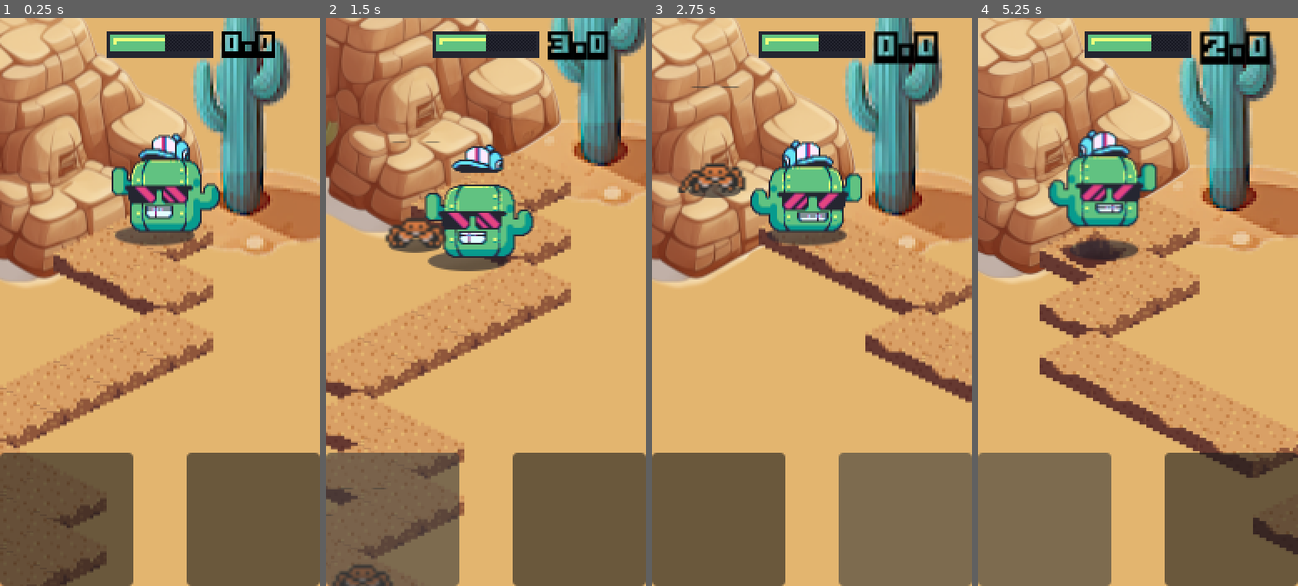
Above: before the commit, frames 1-4 (left to right).
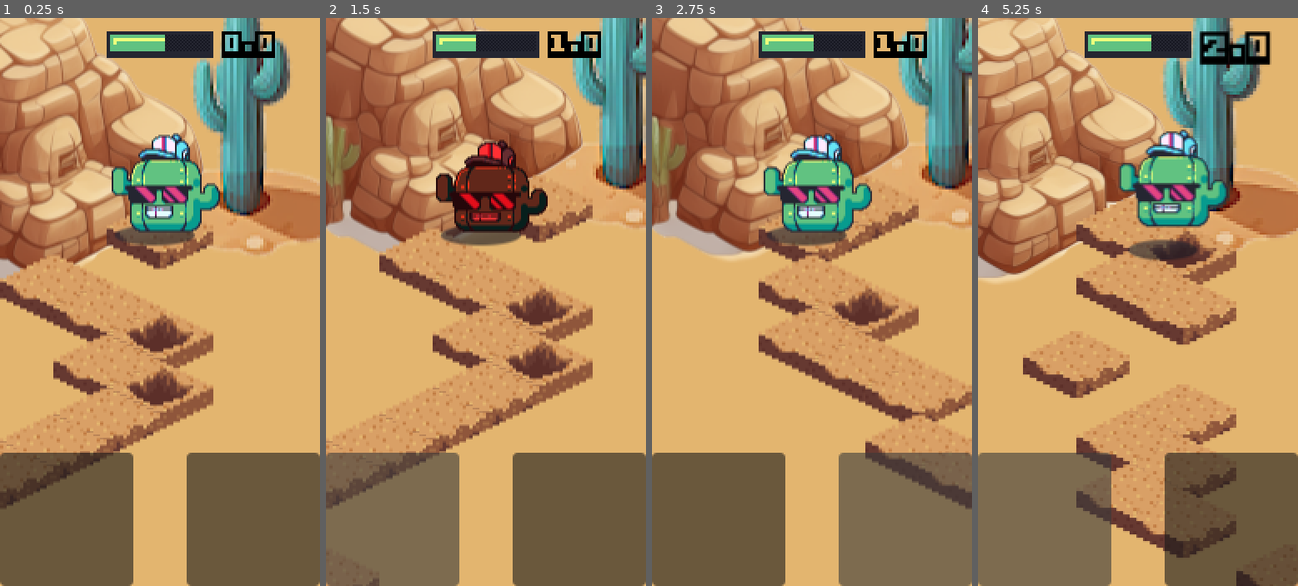
Above: after the commit, the same moments.

Repository: lzubiaur/godot-workshop
Game: Godot game, scene res://scenes/Game.tscn
The game is run twice, just before and just after one commit, with the same random seed, the same clock (stepped at 60 frames per second) and the same inputs.
Inputs (mouse positions are in pixels of both pictures, inside the frame that each line leads up to):
- Up to frame 1 (0.25 s): no input
- Up to frame 2 (1.5 s): click (578, 517) at 0.5 s; click (393, 517) at 1.25 s
- Up to frame 3 (2.75 s): click (904, 517) at 2 s
- Up to frame 4 (5.25 s): click (1045, 517) at 2.75 s; click (1230, 517) at 3.5 s; click (1045, 517) at 4.25 s; tap D (Dash) at 5.1 s

The runs differ from the first frame. In frame 1, 11% of the frame differs, in the area x 0-67%, y 36-100%; in frame 2, 38%; in frame 3, 42%, in the area x 0-100%, y 0-87%; in frame 4, 35%.

Commit message:
Improve enemies

Diff:
--- a/scripts/Enemy.gd
+++ b/scripts/Enemy.gd
@@ -1,53 +1,73 @@
 # Enemy.gd
+# A crab that patrols back and forth between two tiles, hopping one tile per beat.
+# Its position is tracked in grid (cartesian) coordinates so hits are decided
+# per tile by the Game, not by collision shapes.
 extends Area2D
 
-signal finished
+# Emitted when the crab starts a hop: the target tile is occupied from that moment
+signal tile_entered(enemy: Node, tile: Vector2)
 
 const Math = preload('res://scripts/Math.gd')
 
-@export var start: Vector2 = Vector2(0, 0): get = _get_start, set = _set_start
-@export var end: Vector2 = Vector2(0, 0): get = _get_end, set = _set_end
-@export var velocity: int = 10: get = _get_velocity, set = _set_velocity
-@export var delay: int = 0: get = _get_delay, set = _set_delay
+@export var start: Vector2 = Vector2.ZERO	# First patrol tile (grid coords)
+@export var end: Vector2 = Vector2.ZERO		# Last patrol tile (grid coords)
+@export var step_interval: float = 0.6		# Time between two hops, in seconds
+@export var hop_duration: float = 0.15		# Duration of the hop animation, in seconds
+@export var delay: float = 0.0				# Extra wait before the first hop, in seconds
+
+var tile: Vector2				# Tile currently occupied (grid coords)
+
+var _patrol: Array[Vector2] = []	# All the tiles between start and end
+var _index := 0						# Index of the current tile in _patrol
+var _direction := 1					# 1 = towards end, -1 = towards start
+var _step_timer: Timer
+var _hop_tween: Tween
 
 func _ready():
-	move_along_path()
+	_build_patrol()
+	# Start somewhere random on the patrol so crabs don't all look the same
+	_index = randi() % _patrol.size()
+	_direction = 1 if randf() < 0.5 else -1
+	tile = _patrol[_index]
+	# Set the position now, or the crab is drawn at (0, 0) for one frame
+	position = Math.to_iso(tile)
 
-func move_along_path():
-	var p_start = Math.to_iso(start)
-	var p_end = Math.to_iso(end)
-	var length = p_start.distance_to(p_end)
-	var duration = length / velocity
-	var tween = create_tween()
-	# don't defer setting the position to the next update (tween) or it will enter the scene at 0,0
-	position = p_start
-	tween.tween_property(self, 'position', p_end, duration).set_ease(Tween.EASE_IN_OUT).set_trans(Tween.TRANS_LINEAR)
-	tween.tween_callback(on_move_along_path_callback)
-	tween.play()
+	_step_timer = Timer.new()
+	_step_timer.timeout.connect(_hop)
+	add_child(_step_timer)
+	_step_timer.start(step_interval + delay)
 
-func on_move_along_path_callback():
-	emit_signal('finished')
+func _build_patrol():
+	_patrol.clear()
+	var offset := end - start
+	var count := int(max(abs(offset.x), abs(offset.y)))
+	var direction: Vector2 = offset / count if count > 0 else Vector2.ZERO
+	for i in count + 1:
+		_patrol.append(start + direction * i)
 
-func _set_start(value):
-	start = value
+func _hop():
+	# After the first (possibly delayed) hop, keep a regular beat
+	_step_timer.wait_time = step_interval
+	if _patrol.size() < 2:
+		return
 
-func _get_start():
-	return start
+	# Turn around at both ends of the patrol
+	var next_index := _index + _direction
+	if next_index < 0 or next_index >= _patrol.size():
+		_direction = -_direction
+		next_index = _index + _direction
+	_index = next_index
+	tile = _patrol[_index]
+	tile_entered.emit(self, tile)
 
-func _set_end(value):
-	end = value
+	_hop_tween = create_tween()
+	_hop_tween.tween_property(self, 'position', Math.to_iso(tile), hop_duration) \
+		.set_trans(Tween.TRANS_QUAD) \
+		.set_ease(Tween.EASE_OUT)
 
-func _get_end():
-	return end
-
-func _set_velocity(value):
-	velocity = value
-
-func _get_velocity():
-	return velocity
-
-func _set_delay(value):
-	delay = value
-
-func _get_delay():
-	return delay
+# Stop moving, e.g. on game over so the player can see what hit them
+func freeze():
+	_step_timer.stop()
+	if _hop_tween:
+		_hop_tween.kill()
+	$AnimatedSprite2D.pause()
--- a/scripts/Game.gd
+++ b/scripts/Game.gd
@@ -18,19 +18,35 @@
 var isGameover = false
 var isInvicible = false
 
-var moving = false
+var moving = false		# True while the player is in the air (from takeoff to landing)
 var cached_inputs = {
 	jump = false,
 	dash = false
 }
 
+# Crab tuning
+@export var crab_patrol_range := 2		# Tiles a crab can walk on each side of its spawn tile
+@export var crab_grace_time := 0.1		# Time to escape when a crab steps onto the player's tile
+
+var player_tile := Vector2.ZERO			# Tile the player stands on (grid coords)
+var enemies = []
+var crab_grace_timer: Timer
+
 func _enter_tree():
 	randomize()
 	initialize_level_parameters()
 
 func _ready():
+	initialize_crab_grace_timer()
 	initialize_tiles_generator()
 	start_game()
+
+func initialize_crab_grace_timer():
+	crab_grace_timer = Timer.new()
+	crab_grace_timer.one_shot = true
+	crab_grace_timer.wait_time = crab_grace_time
+	crab_grace_timer.timeout.connect(_on_crab_grace_timeout)
+	add_child(crab_grace_timer)
 
 func initialize_tiles_generator():
 	add_child(tiles_gen)
@@ -75,15 +91,30 @@
 
 func on_spawn_enemy(position):
 	var enemy = Enemy.instantiate()
-	enemy.velocity = 50
 	enemy.z_index = 10
-	enemy.start = position - Vector2(3, 0)
-	enemy.end = position + Vector2(3, 0)
-	enemy.connect('body_entered', Callable(self, '_on_collided_with_enemy'))
+	enemy.start = position - Vector2(crab_patrol_range, 0)
+	enemy.end = position + Vector2(crab_patrol_range, 0)
+	enemy.tile_entered.connect(_on_enemy_tile_entered)
+	enemies.append(enemy)
 	tileMap.call_deferred('add_child', enemy)
 
-func _on_collided_with_enemy(_other: Node):
-	if not moving:
+func is_enemy_on_tile(tile: Vector2) -> bool:
+	for enemy in enemies:
+		# A crab that hasn't entered the tree yet has no tile
+		if enemy.is_inside_tree() and enemy.tile == tile:
+			return true
+	return false
+
+# A crab started hopping onto a tile
+func _on_enemy_tile_entered(_enemy: Node, tile: Vector2):
+	if isGameover or moving or tile != player_tile:
+		return
+	# The crab walked onto the standing player: give them a short time to escape
+	if crab_grace_timer.is_stopped():
+		crab_grace_timer.start()
+
+func _on_crab_grace_timeout():
+	if not moving and is_enemy_on_tile(player_tile):
 		game_over()
 
 func _process(_delta):
@@ -122,6 +153,10 @@
 	return steps
 
 func start_moving_player_along_path(steps):
+	# The player is in the air from now until landing: crabs can't hit them
+	moving = true
+	crab_grace_timer.stop()
+
 	var curve = path.curve
 	curve.clear_points()
 	curve.add_point(player.position)
@@ -146,7 +181,6 @@
 	return path.curve.get_point_position(point_index)
 
 func _on_moving_along_path(value):
-	moving = true
 	player.player_look_at(get_next_position_on_path(value))
 	path_follow.progress_ratio = value
 
@@ -158,8 +192,12 @@
 
 func _on_moving_along_path_finished(destination):
 	moving = false
+	player_tile = destination
 	set_player_look_at(tiles_gen.front())
 	check_player_position_on_map(destination)
+	# Landing on a crab (or on a tile a crab is hopping onto) is game over
+	if is_enemy_on_tile(destination):
+		game_over()
 
 func acknowledge_step(step_count):
 	global.score += step_count
@@ -183,6 +221,10 @@
 	if isGameover or isInvicible:
 		return
 	isGameover = true
+	# Freeze the crabs so the player can see what happened
+	for enemy in enemies:
+		if enemy.is_inside_tree():
+			enemy.freeze()
 	emit_signal("gameover")
 	# delay the scene respawn for 1 second
 	await get_tree().create_timer(1.0).timeout
--- a/scripts/TilesGenerator.gd
+++ b/scripts/TilesGenerator.gd
@@ -28,8 +28,25 @@
 	if tileType != TileType.Empty:
 		emit_signal("new_tile", position, tileType)
 
-func spawn_new_enemy(position):
-	if roll_dice(0.9):
+# Crab spawn rules
+const ENEMY_SPAWN_ODDS = 0.9		# roll_dice() odds: 0.9 = 10% chance on each valid tile
+const SAFE_START_TILES = 5			# No crab on the first tiles of the run
+const MIN_ENEMY_SPACING = 4			# Minimum number of tiles between two crabs
+
+var last_enemy_progress = -MIN_ENEMY_SPACING
+
+# A crab can only spawn on a ground tile surrounded by ground tiles
+# (no hole right before or after it), far enough from the start and the previous crab
+func can_spawn_enemy(progress, prevType, tileType, nextType) -> bool:
+	return progress >= SAFE_START_TILES \
+		and progress - last_enemy_progress >= MIN_ENEMY_SPACING \
+		and prevType == TileType.Ground \
+		and tileType == TileType.Ground \
+		and nextType == TileType.Ground
+
+func spawn_new_enemy(position, progress, prevType, tileType, nextType):
+	if can_spawn_enemy(progress, prevType, tileType, nextType) and roll_dice(ENEMY_SPAWN_ODDS):
+		last_enemy_progress = progress
 		emit_signal("spawn_enemy", position)
 
 func generate_next_tile_type(_pos, prevType):
@@ -42,6 +59,7 @@
 	var position = Vector2(0, 0)
 	var left = Vector2(1, 0)
 	var right = Vector2(0, 1)
+	var prevType = TileType.Ground
 	var tileType = TileType.Ground
 	var progress = 0
 
@@ -52,8 +70,12 @@
 
 		push(position)
 		add_new_tile_to_map(position, tileType)
-		spawn_new_enemy(position)
 
-		tileType = generate_next_tile_type(position, tileType)
+		# Pick the next tile type first so the spawn rules can look ahead
+		var nextType = generate_next_tile_type(position, tileType)
+		spawn_new_enemy(position, progress, prevType, tileType, nextType)
+
+		prevType = tileType
+		tileType = nextType
 		position = position + choose(0.5, left, right)
 		progress += 1
